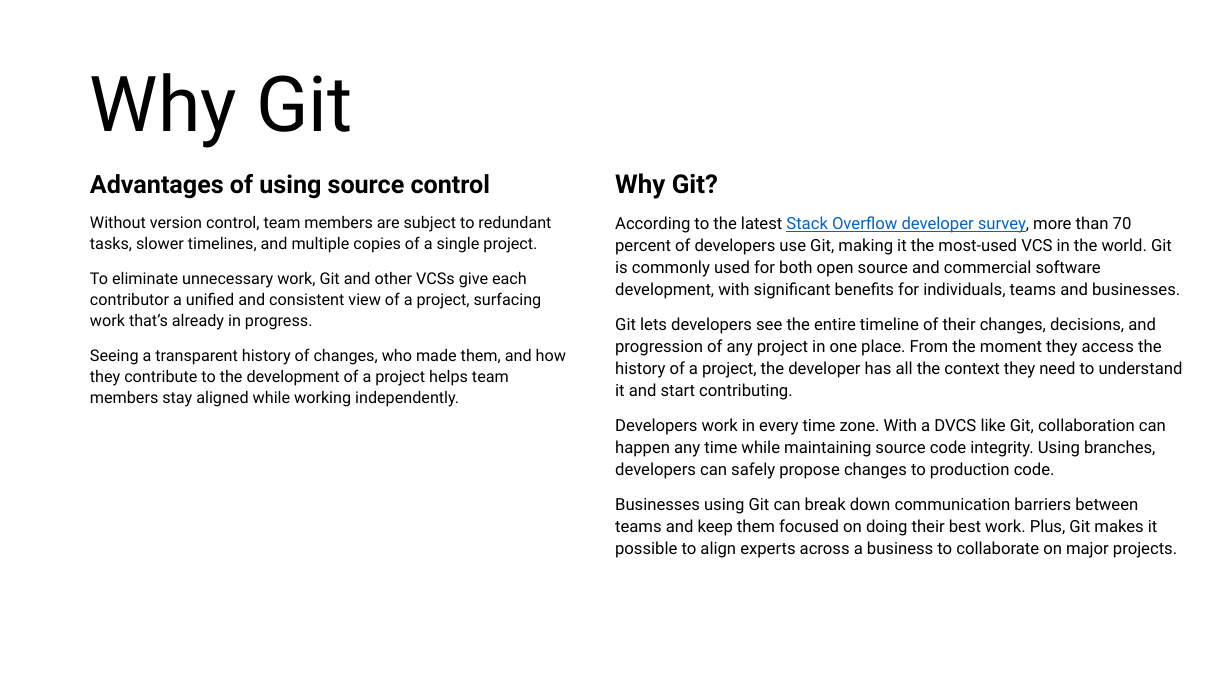
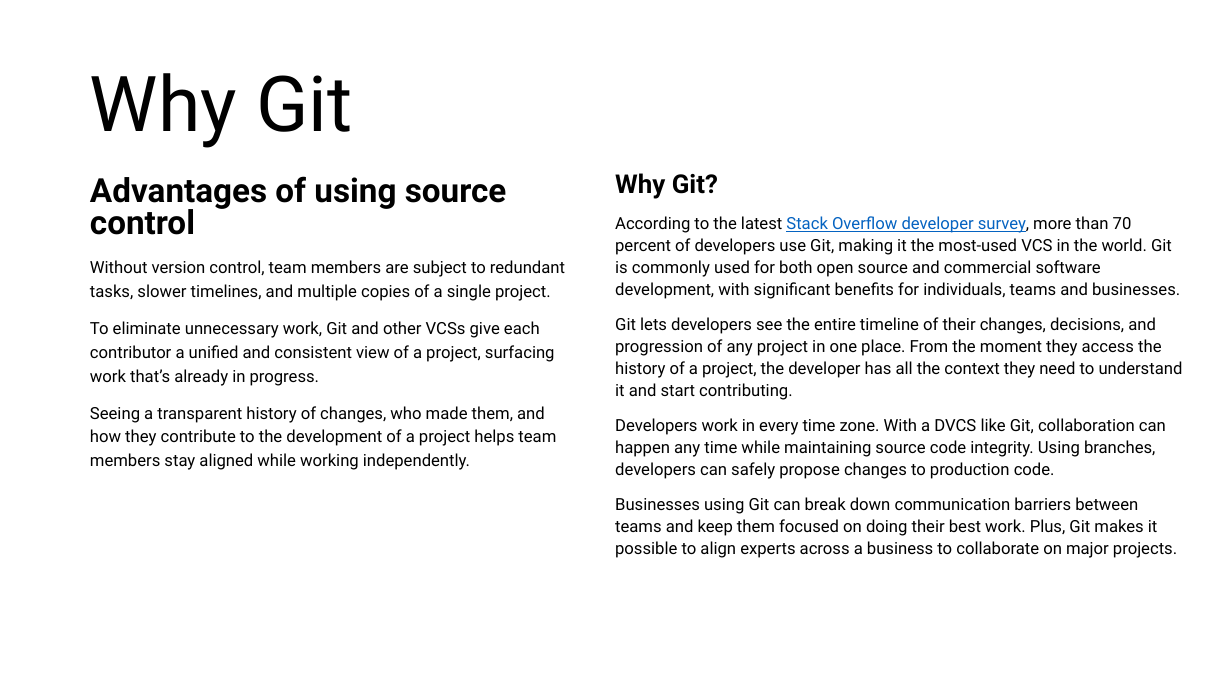
Before and after one commit to sumitkadu/Git101_WomenWhoCode, a slide deck: slide 5 of Git101_WWC.pptx. Drawn at 1232x693 pixels with LibreOffice and Linux fonts; fonts in the diff are those of the drawing. Boxes give left, top, right and bottom in pixels: in the first picture for what was removed or moved away, otherwise in the second. Text is boxed around its words. In the diff, an @@ line names an element or a change of style, - is before the commit and + after.

```diff
--- a/Git101_WWC.pptx
+++ b/Git101_WWC.pptx
@@ text "Advantages of using source control" at <box>90,176,565,470</box>: size 19.6 to 25.9 pt in "Advantages of using source control"; size 12.6 to 12.9 pt; line spacing 0.7 to 0.8; line spacing 1.1 to 1.2 @@
```
Also in this commit, not shown: 4 other slides changed, 1 slide added.
